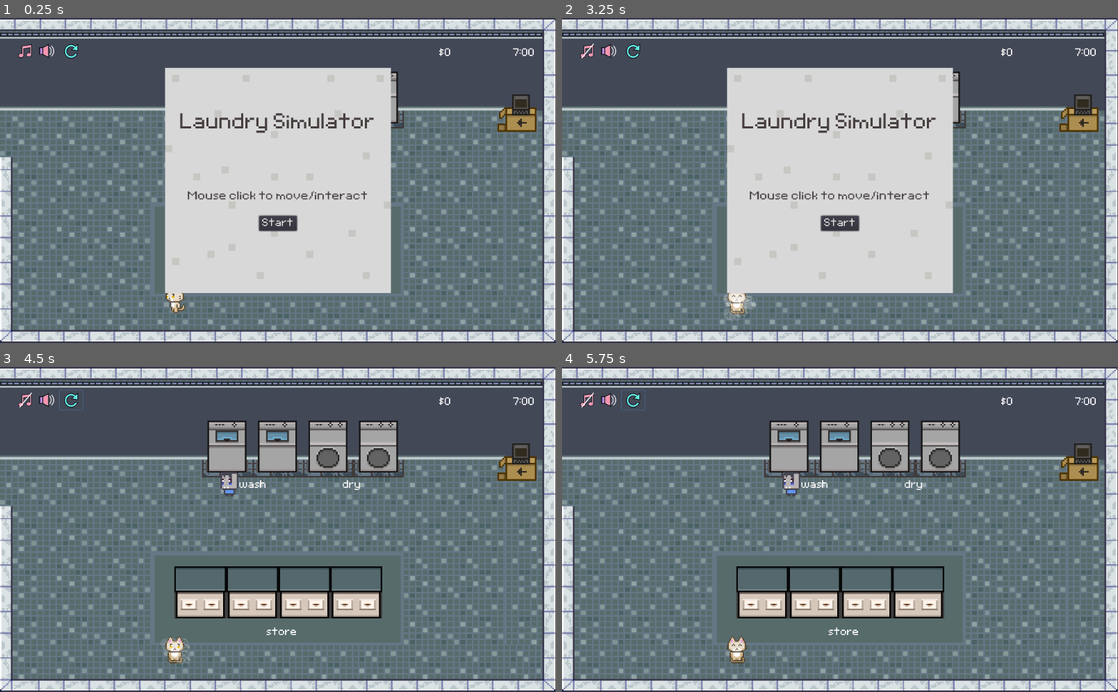
Above: before the commit, frames 1-4 (two rows, left to right).
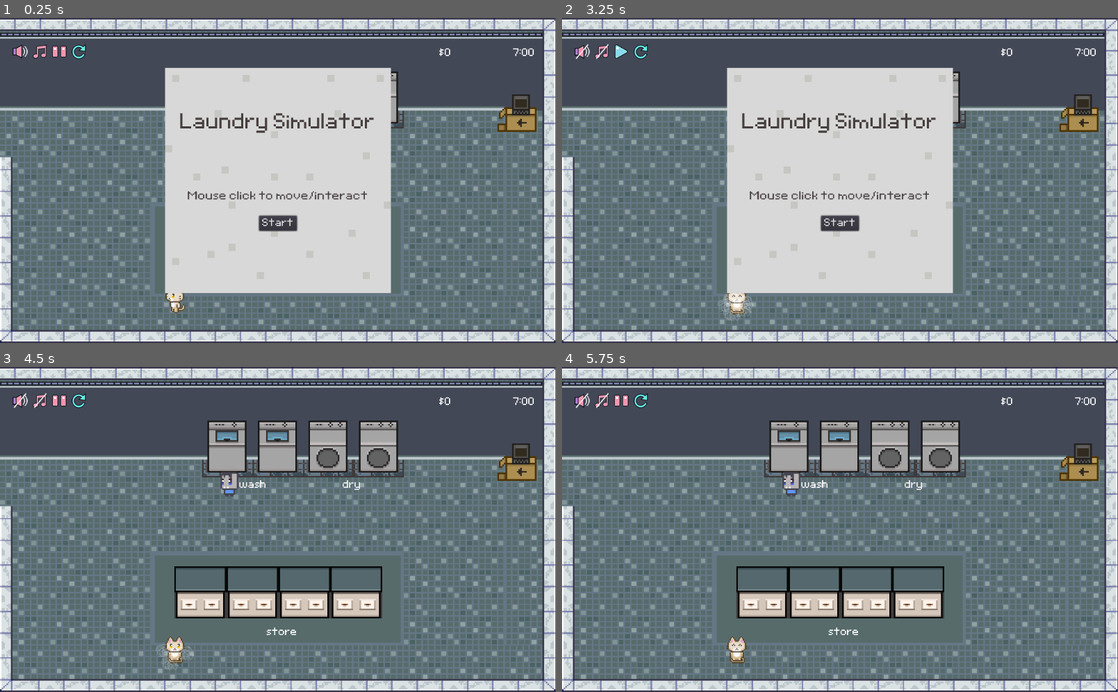
Above: after the commit, the same moments.

Repository: 924036076/laundry_simulator
Game: Godot game, scene res://levels/base_level/laundry_scene.tscn
Same seed, same stepped clock (60 frames per second), same inputs: the game is played once before the commit and once after it. Sound files missing from this copy of the repository are replaced by a short silence.
Inputs (mouse positions are in pixels of both pictures, inside the frame that each line leads up to; where the layout moved, square brackets give the same spot in the first picture):
- Up to frame 1 (0.25 s): no input
- Up to frame 2 (3.25 s): click (639, 53) [634, 50] at 0.5 s; click (584, 53) [612, 53] at 1.25 s; click (600, 53) [589, 53] at 2 s; click (623, 53) at 2.77 s
- Up to frame 3 (4.5 s): click "Start" at 3.5 s; click (77, 402) [72, 399] at 4.25 s
- Up to frame 4 (5.75 s): click (639, 402) [634, 399] at 5 s

The runs differ from the first frame. In frame 1, 0.4% of the frame differs, in the area x 2-16%, y 7-13%; in frame 2, 0.4%; in frame 3, 0.5%, in the area x 2-35%, y 7-94%; in frame 4, 0.4%.
Error in both runs: Attempt to call function 'get_name' in base 'previously freed instance' on a null instance. (res://levels/base_level/hud.gd:37)

Commit message:
added basic pausing functionality

Diff:
--- /dev/null
+++ b/levels/base_level/PauseToggle.gd
@@ -0,0 +1,8 @@
+extends TextureButton
+
+
+func _on_PauseToggle_toggled(button_pressed):
+	if button_pressed:
+		get_tree().paused = true
+	else:
+		get_tree().paused = false
--- a/levels/base_level/laundry_scene.gd
+++ b/levels/base_level/laundry_scene.gd
@@ -71,6 +71,7 @@
 	player.enable_movement(true)
 	$HUD.hide_overlay()
 	$Spawner.restart()
+	$Options/PauseToggle.pressed = false
 
 
 func _on_restart_button_pressed() -> void:
--- a/levels/base_level/laundry_scene.tscn
+++ b/levels/base_level/laundry_scene.tscn
@@ -29,6 +29,9 @@
 [ext_resource path="res://tilesets/sidewalk_middle.png" type="Texture" id=27]
 [ext_resource path="res://icons/KawaiiIcons_NoBG005.png" type="Texture" id=28]
 [ext_resource path="res://tilesets/Tilemap.png" type="Texture" id=29]
+[ext_resource path="res://icons/KawaiiIcons_NoBG001.png" type="Texture" id=30]
+[ext_resource path="res://icons/KawaiiIcons_NoBG002.png" type="Texture" id=31]
+[ext_resource path="res://levels/base_level/PauseToggle.gd" type="Script" id=32]
 
 [sub_resource type="NavigationPolygon" id=1]
 vertices = PoolVector2Array( 0, 0, 32, 0, 32, 32, 0, 32 )
@@ -1017,23 +1020,20 @@
 
 [node name="BackgroundMusic" parent="." instance=ExtResource( 7 )]
 
-[node name="RestartDay" type="Button" parent="."]
-margin_left = 109.003
-margin_top = 42.0
-margin_right = 153.003
-margin_bottom = 80.0
-icon = ExtResource( 22 )
-flat = true
-script = ExtResource( 13 )
+[node name="Options" type="HBoxContainer" parent="."]
+pause_mode = 2
+margin_left = 21.3574
+margin_top = 46.052
+margin_right = 137.357
+margin_bottom = 84.052
+alignment = 1
 __meta__ = {
 "_edit_use_anchors_": false
 }
 
-[node name="SoundToggle" type="TextureButton" parent="."]
-margin_left = 69.7008
-margin_top = 45.368
-margin_right = 109.701
-margin_bottom = 85.368
+[node name="SoundToggle" type="TextureButton" parent="Options"]
+margin_right = 32.0
+margin_bottom = 38.0
 toggle_mode = true
 texture_normal = ExtResource( 25 )
 texture_pressed = ExtResource( 28 )
@@ -1042,11 +1042,10 @@
 "_edit_use_anchors_": false
 }
 
-[node name="MusicToggle" type="TextureButton" parent="."]
-margin_left = 29.7008
-margin_top = 45.368
-margin_right = 69.7008
-margin_bottom = 85.368
+[node name="MusicToggle" type="TextureButton" parent="Options"]
+margin_left = 36.0
+margin_right = 68.0
+margin_bottom = 38.0
 toggle_mode = true
 texture_normal = ExtResource( 19 )
 texture_pressed = ExtResource( 23 )
@@ -1054,6 +1053,22 @@
 __meta__ = {
 "_edit_use_anchors_": false
 }
+
+[node name="PauseToggle" type="TextureButton" parent="Options"]
+margin_left = 72.0
+margin_right = 104.0
+margin_bottom = 38.0
+toggle_mode = true
+texture_normal = ExtResource( 31 )
+texture_pressed = ExtResource( 30 )
+script = ExtResource( 32 )
+
+[node name="RestartDay" type="TextureButton" parent="Options"]
+margin_left = 108.0
+margin_right = 140.0
+margin_bottom = 38.0
+texture_normal = ExtResource( 22 )
+script = ExtResource( 13 )
 [connection signal="day_over" from="Spawner" to="." method="_on_day_over"]
 [connection signal="timeout" from="Spawner/CustomerTimer" to="Spawner" method="_on_Timer_timeout"]
 [connection signal="timeout" from="Spawner/WaitTimer" to="Spawner" method="_on_WaitTimer_timeout"]
@@ -1063,4 +1078,5 @@
 [connection signal="new_hour" from="Clock" to="Spawner" method="_on_Clock_new_hour"]
 [connection signal="timeout" from="Clock/MinuteTimer" to="Clock" method="_on_MinuteTimer_timeout"]
 [connection signal="new_game" from="HUD" to="." method="_on_new_game"]
-[connection signal="restart_button_pressed" from="RestartDay" to="." method="_on_restart_button_pressed"]
+[connection signal="toggled" from="Options/PauseToggle" to="Options/PauseToggle" method="_on_PauseToggle_toggled"]
+[connection signal="restart_button_pressed" from="Options/RestartDay" to="." method="_on_restart_button_pressed"]
--- a/levels/base_level/restart_day.gd
+++ b/levels/base_level/restart_day.gd
@@ -1,4 +1,4 @@
-extends Button
+extends TextureButton
 class_name RestartDay
 
 signal restart_button_pressed
--- a/project.godot
+++ b/project.godot
@@ -89,7 +89,7 @@
 "language": "GDScript",
 "path": "res://characters/player/player.gd"
 }, {
-"base": "Button",
+"base": "TextureButton",
 "class": "RestartDay",
 "language": "GDScript",
 "path": "res://levels/base_level/restart_day.gd"
Binary file added: icons/KawaiiIcons_NoBG001.png
Not shown, added: icons/KawaiiIcons_NoBG001.png.import
Binary file added: icons/KawaiiIcons_NoBG002.png
Not shown, added: icons/KawaiiIcons_NoBG002.png.import
Not shown: 1 places in levels/base_level/laundry_scene.tscn that only renumber resources
